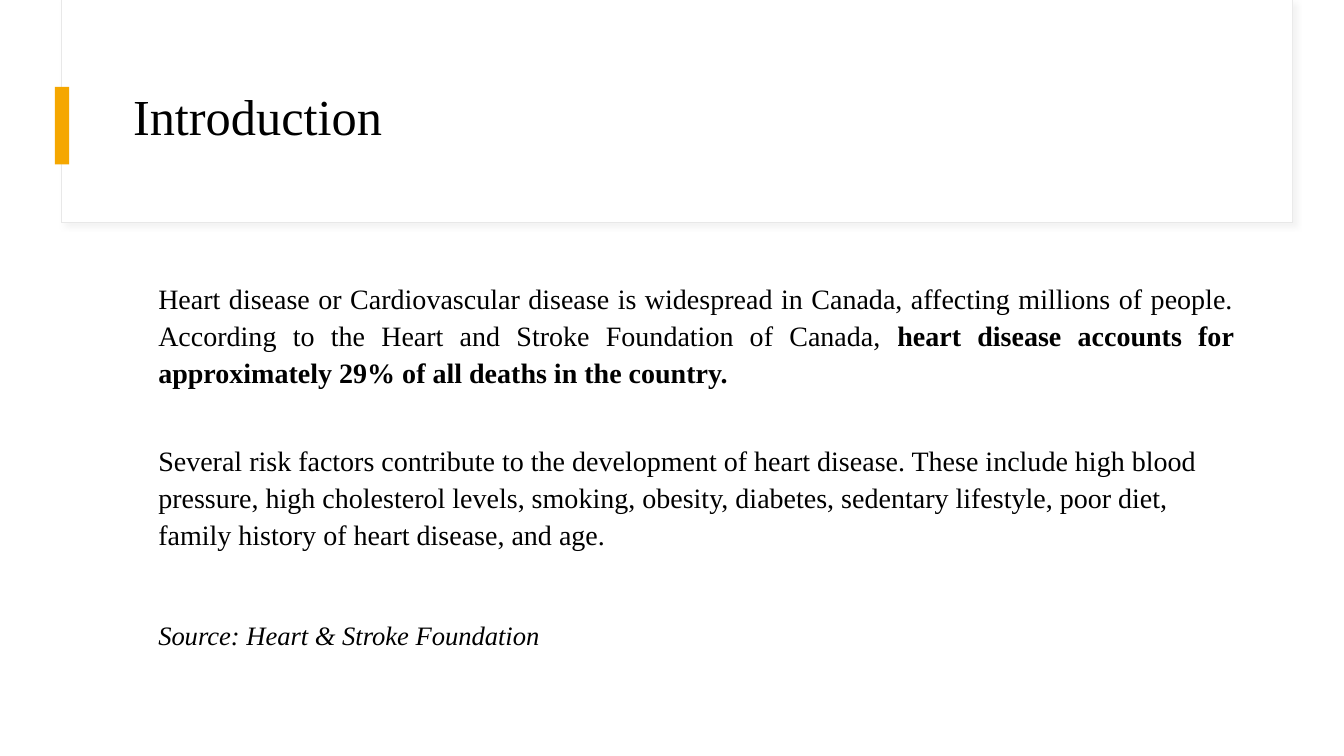
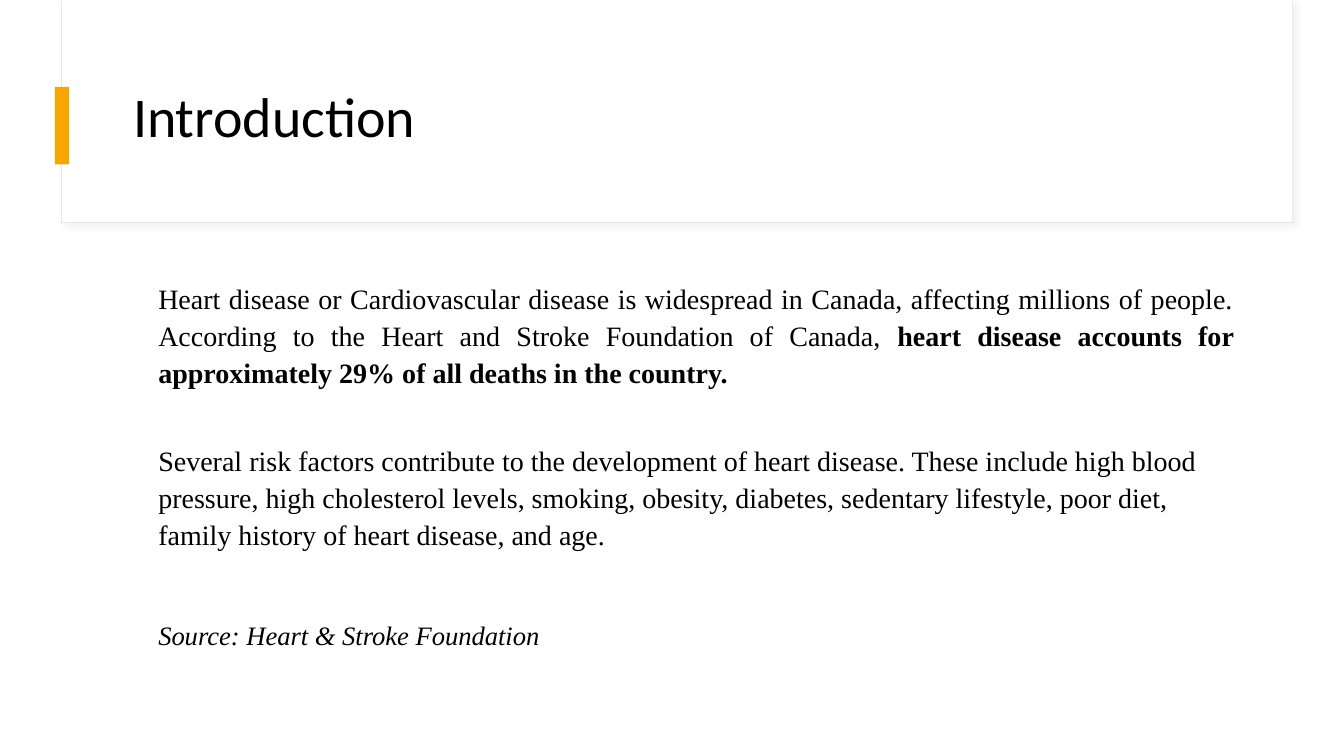
Before and after one commit to gustavo-cupertino/project-4-group-6, a slide deck: slide 2 of Project Presentation.pptx. Drawn at 1344x756 pixels with LibreOffice and Linux fonts; fonts in the diff are those of the drawing. Boxes give left, top, right and bottom in pixels: in the first picture for what was removed or moved away, otherwise in the second. Text is boxed around its words. In the diff, an @@ line names an element or a change of style, - is before the commit and + after.

```diff
--- a/Project Presentation.pptx
+++ b/Project Presentation.pptx
@@ title "Introduction" at (133,98,415,138): size 36 to 40 pt, font Times New Roman to Calibri @@
```
Also in this commit, not shown: 12 other slides changed, 2 slides added, 2 slides removed.
